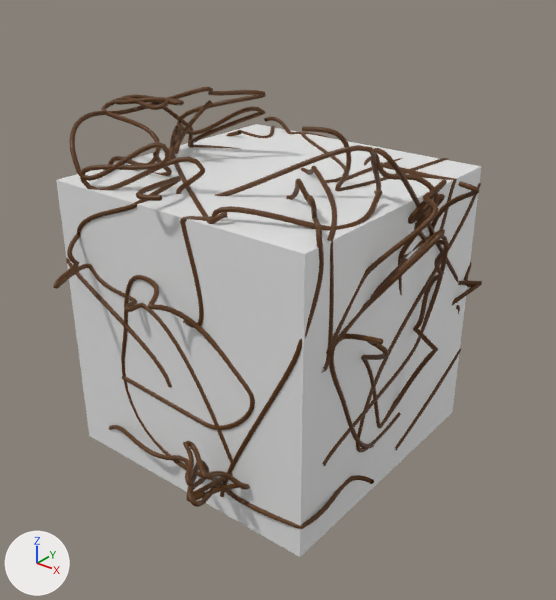
The FBX model Assets/Prefab/Leafbox.fbx: old version first, new version second.
Both versions are drawn from a camera (50 mm lens) standing at (3.12, -3.87, 2.47) and looking at (0.13, -0.13, 0.16). The lights are fixed; the arrows at lower left show +X, +Y and +Z. Where no turn or scale is listed for an object, it has been applied to the vertices.

Objects in the first picture: 'BezierCurve', 'Cube'.
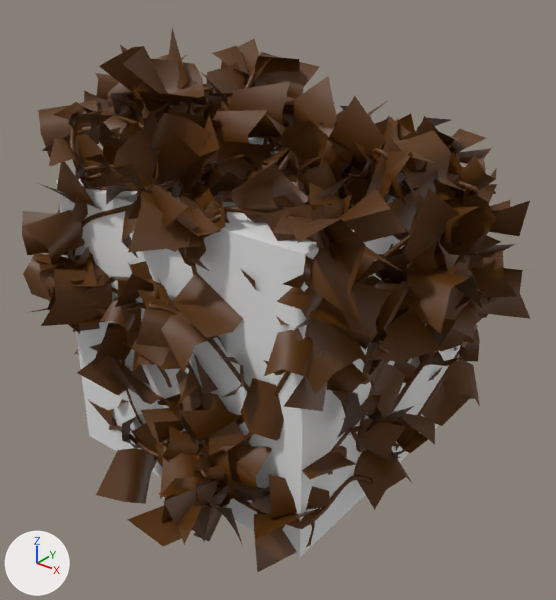
Where the newer file only moved an object's origin or applied its transform, the numbers keep the older frame.

The change, as a list of edits to the scene's bpy script:
```text
Change me_beziercurve:
    used by ob_beziercurve; location = (0.0, 0.0, 0.0); rotation_euler = (1.571, 0.0, 0.0), in degrees (90, 0, 0); scale = (0.01, 0.01, 0.01)
    remove me_beziercurve.from_pydata(...)  # 15600 vertices, 15456 faces; spans x -134.0..137.0, y -96.0..152.0, z -128.0..144.0
    add me_beziercurve.from_pydata(...)  # 41013 vertices, 33680 faces; spans x -2.0..2.0, y -2.0..2.0, z -1.0..2.0
    me_beziercurve part 1: the loose piece of 200 vertices spanning x 44.0..49.0, y -2.0..102.0, z -102.0..-12.0 is scaled about its middle by (0.01, -0.00495, 0.00654), then moved by (-46.0, -49.0, 58.0)
    me_beziercurve part 2: the loose piece of 584 vertices spanning x -102.0..42.0, y -3.0..107.0, z -102.0..98.0 is scaled about its middle by (0.01, -0.0117, 0.00153), then moved by (30.0, -51.0, 3.0)
    me_beziercurve part 3: the loose piece of 392 vertices spanning x -102.0..44.0, y -13.0..101.0, z -106.0..0.0 is scaled about its middle by (0.01, -0.00174, 0.00363), then moved by (29.0, -43.0, 53.0)
    me_beziercurve part 4: the loose piece of 584 vertices spanning x -87.0..77.0, y -79.0..108.0, z -128.0..-90.0 is scaled about its middle by (0.01, -0.000116, 0.00358), then moved by (5.0, -14.0, 109.0)
    me_beziercurve part 5: the loose piece of 776 vertices spanning x -112.0..-51.0, y -23.0..142.0, z -2.0..28.0 is scaled about its middle by (0.01, 0.00014, -0.00328), then moved by (80.0, -60.0, -12.0)
    me_beziercurve part 6: the loose piece of 488 vertices spanning x -102.0..-4.0, y -19.0..118.0, z 47.0..102.0 is scaled about its middle by (0.01, 0.00506, -0.0168), then moved by (52.0, -50.0, -74.0)
    me_beziercurve part 7: the loose piece of 392 vertices spanning x 29.0..115.0, y 13.0..137.0, z -93.0..27.0 is scaled about its middle by (-0.0125, 0.00266, 0.004), then moved by (-71.0, -76.0, 34.0)
    me_beziercurve part 8: the loose piece of 296 vertices spanning x 9.0..102.0, y 23.0..111.0, z -19.0..83.0 is scaled about its middle by (0.01, 0.00951, -0.00488), then moved by (-55.0, -68.0, -31.0)
    me_beziercurve part 9: the loose piece of 584 vertices spanning x 35.0..102.0, y -86.0..121.0, z 34.0..102.0 is scaled about its middle by (0.01, 0.00288, -0.0182), then moved by (-68.0, -19.0, -67.0)
    me_beziercurve part 10: the loose piece of 392 vertices spanning x 11.0..98.0, y 31.0..110.0, z 12.0..102.0 is scaled about its middle by (-0.00623, -0.0123, -0.00622), then moved by (-53.0, -70.0, -56.0)
    me_beziercurve part 11: the loose piece of 1928 vertices spanning x -114.0..117.0, y -61.0..152.0, z -108.0..101.0 is turned 90 degrees about the x axis through the mesh origin and scaled by 0.01
    me_beziercurve part 12: the loose piece of 1256 vertices spanning x 3.0..102.0, y -96.0..138.0, z -109.0..11.0 is turned 90 degrees about the x axis through the mesh origin and scaled by 0.01
    me_beziercurve part 13: the loose piece of 1736 vertices spanning x -134.0..-49.0, y -72.0..144.0, z -59.0..72.0 is turned 90 degrees about the x axis through the mesh origin and scaled by 0.01
    me_beziercurve part 14: the loose piece of 1544 vertices spanning x 54.0..132.0, y -44.0..115.0, z -62.0..80.0 is scaled about the mesh origin by (0.01, 0.00427, -0.00384)
    me_beziercurve part 15: the loose piece of 1160 vertices spanning x 98.0..137.0, y -61.0..114.0, z -35.0..77.0 is turned 90 degrees about the x axis through the mesh origin and scaled by 0.01
    me_beziercurve part 16: the loose piece of 1832 vertices spanning x -85.0..66.0, y -80.0..114.0, z 67.0..136.0 is scaled about its middle by (0.01, 0.000436, -0.011), then moved by (9.0, -18.0, -101.0)
    me_beziercurve part 17: the loose piece of 1160 vertices spanning x -74.0..115.0, y -82.0..-37.0, z 42.0..144.0 is scaled about its middle by (0.01, -0.0107, 0.00354), then moved by (-20.0, 59.0, -94.0)
    me_beziercurve part 18: 25413 vertices added at x -2.0..2.0, y -2.0..2.0, z -1.0..2.0
Change ob_beziercurve:
    ob_beziercurve.rotation_euler: (1.571, 0.0, 0.0) -> (0.0, 0.0, 0.0)  # degrees (90, 0, 0) -> degrees (0, 0, 0)
    ob_beziercurve.scale: (0.01, 0.01, 0.01) -> (1.0, 1.0, 1.0)
```

Boxes [x1, y1, x2, y2] around the edits, measured in the pictures (556 x 600 px; the box of a moved part takes in the faces that stretch with it):
'BezierCurve', reshaped, turned, rescaled: before [53, 87, 482, 529]; after [22, 28, 531, 572]
part 1 of me_beziercurve, moved or reshaped (not visible afterwards): before [344, 158, 402, 182]
part 2 of me_beziercurve, moved or reshaped: before [169, 126, 274, 224]; after [209, 136, 264, 223]
part 3 of me_beziercurve, moved or reshaped (not visible afterwards): before [301, 132, 349, 183]
part 4 of me_beziercurve, moved or reshaped (not visible afterwards): before [264, 117, 330, 138]
part 5 of me_beziercurve, moved or reshaped: before [168, 100, 212, 160]; after [195, 100, 212, 116]
part 6 of me_beziercurve, moved or reshaped: before [66, 152, 172, 387]; after [157, 365, 172, 387]
part 7 of me_beziercurve, moved or reshaped: before [364, 148, 482, 285]; after [191, 206, 270, 276]
part 8 of me_beziercurve, moved or reshaped (not visible afterwards): before [301, 166, 337, 373]
part 9 of me_beziercurve, moved or reshaped: before [220, 179, 324, 497]; after [247, 179, 323, 441]
part 10 of me_beziercurve, moved or reshaped: before [180, 190, 383, 328]; after [371, 148, 412, 193]
part 11 of me_beziercurve, moved or reshaped: before [69, 87, 481, 452]; after [69, 87, 408, 452]
part 12 of me_beziercurve, moved or reshaped: before [302, 126, 461, 450]; after [395, 349, 461, 450]
part 13 of me_beziercurve, moved or reshaped: before [101, 94, 242, 165]; after [113, 99, 184, 129]
part 14 of me_beziercurve, moved or reshaped: before [322, 162, 457, 466]; after [330, 232, 441, 453]
part 15 of me_beziercurve, moved or reshaped: before [329, 181, 479, 449]; after [341, 181, 479, 443]
part 16 of me_beziercurve, moved or reshaped: before [53, 176, 255, 498]; after [53, 180, 249, 484]
part 17 of me_beziercurve, moved or reshaped: before [109, 425, 374, 529]; after [109, 425, 373, 529]
part 18 of me_beziercurve, added (brown): after [22, 28, 531, 572]
'Cube', unchanged, covered by the edit: before [56, 124, 481, 557]; after [56, 137, 467, 557]
